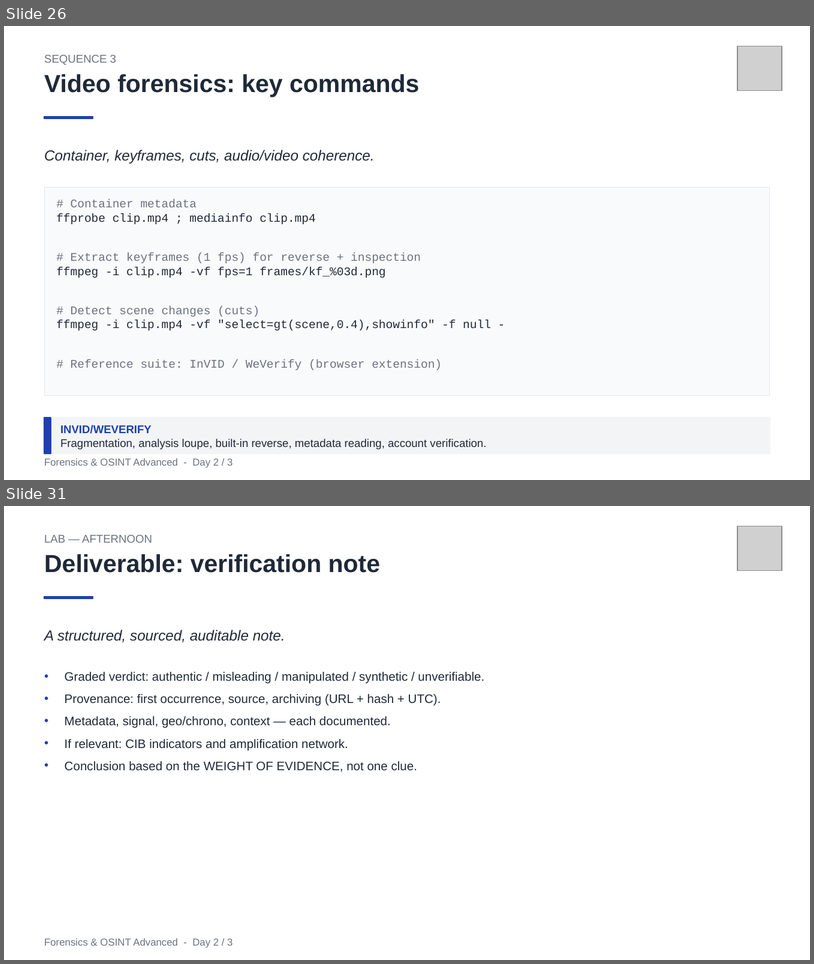
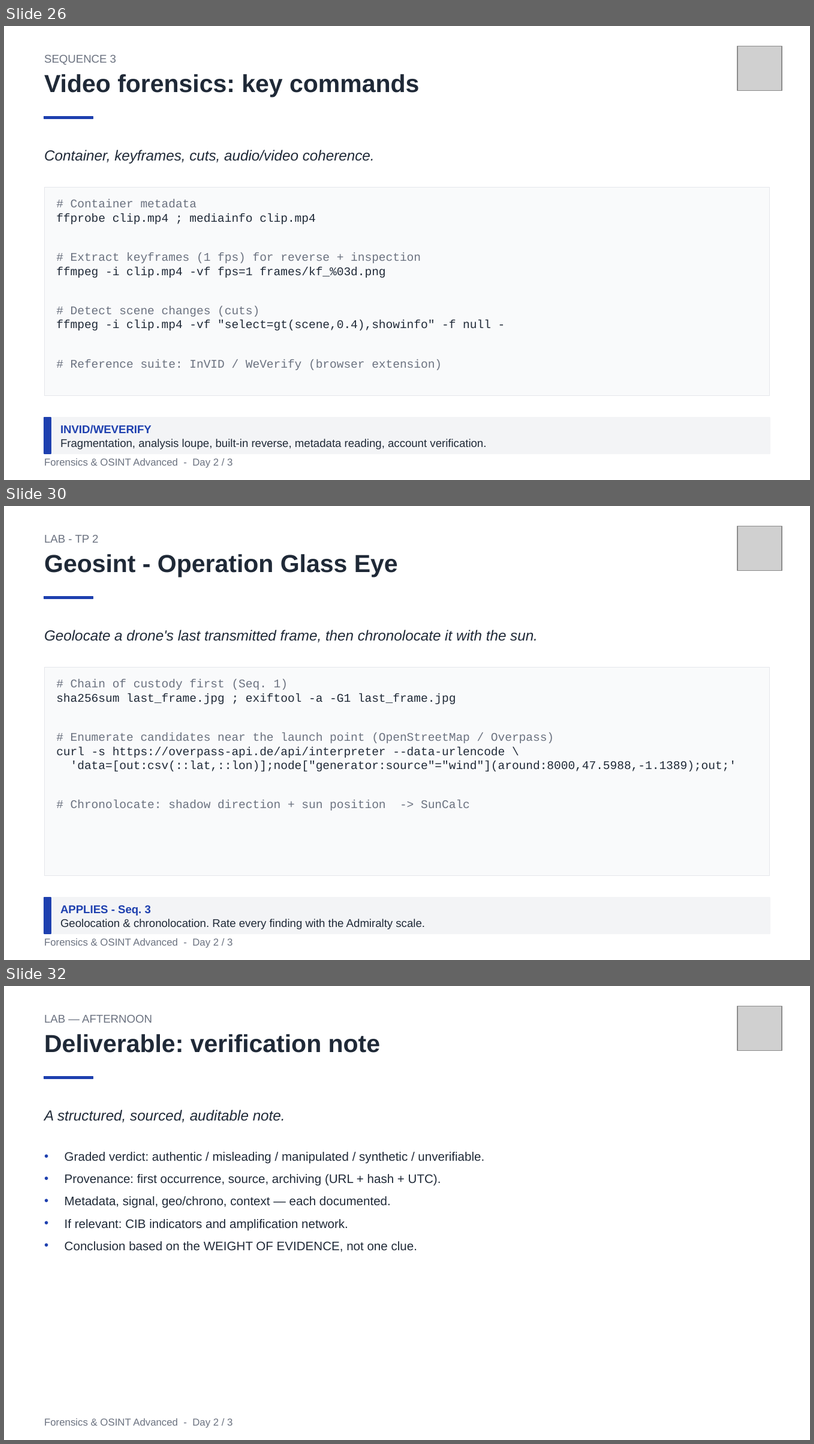
Before and after one commit to clemdepernet/osint-advanced-labs, a slide deck: Day_2/Day_2_Source_Reliability_And_Media_Forensics.pptx. Shown one above the other, each under a label of ours: slides 26 and 31 before the commit, slides 26, 30 and 32 after it; the slides between them are not shown. The pictures are 814x964 and 814x1444 pixels, drawn with LibreOffice and Linux fonts; fonts in the diff are those of the drawing; grey boxes stand for pictures. Boxes give left, top, right and bottom in pixels: in the first picture for what was removed or moved away, otherwise in the second. Text is boxed around its words. In the diff, an @@ line names an element or a change of style, - is before the commit and + after.

Commit message:
Day 2: scripting labs, cheat sheets, afternoon restructured around the TPs
- Add Cheatsheets/: Linux basics, Bash scripting, Kali/OSINT tools (md + pdf).
- Add Day 2 scripting labs: Email Harvester (bash/curl/regex, recursive) and API Scraping (Burp + Python).
- Rework the Day 2 deck's afternoon into a TP red thread (toolbox -> Geosint -> media forensics) with clear per-TP markers; morning theory unchanged.

```diff
--- a/Day_2/Day_2_Source_Reliability_And_Media_Forensics.pptx
+++ b/Day_2/Day_2_Source_Reliability_And_Media_Forensics.pptx
@@ slide 30 added at [4,506,810,960], background #FFFFFF @@
@@ text added at [44,535,98,543], 10 pt, text #6B7280 @@
+LAB - TP 2
@@ picture added at [738,526,782,571] @@
@@ text added at [44,554,398,577], 22 pt, text #1F2937, bold @@
+Geosint - Operation Glass Eye
@@ rectangle added at [44,597,93,599], fill #1E40AF, outline #1E40AF 1 pt @@
@@ text added at [44,630,538,642], 13 pt, text #1F2937, italic @@
+Geolocate a drone's last transmitted frame, then chronolocate it with the sun.
@@ rectangle added at [44,667,770,876], fill #F9FAFB, outline #E5E7EB 0.5 pt @@
@@ text added at [56,679,737,810], 10.5 pt, text #1F2937 @@
+# Chain of custody first (Seq. 1)
+sha256sum last_frame.jpg ; exiftool -a -G1 last_frame.jpg
+# Enumerate candidates near the launch point (OpenStreetMap / Overpass)
+curl -s https://overpass-api.de/api/interpreter --data-urlencode \
+'data=[out:csv(::lat,::lon)];node["generator:source"="wind"](around:8000,47.5988,-1.1389);out;'
+# Chronolocate: shadow direction + sun position -> SunCalc
@@ rectangle added at [44,897,770,933], fill #F3F4F6, outline #F3F4F6 1 pt @@
@@ rectangle added at [44,897,51,933], fill #1E40AF, outline #1E40AF 1 pt @@
@@ text added at [60,905,151,915], 10 pt, text #1E40AF, bold @@
+APPLIES - Seq. 3
@@ text added at [60,918,425,929], 10 pt, text #1F2937 @@
+Geolocation & chronolocation. Rate every finding with the Admiralty scale.
@@ text added at [44,938,233,948], 9 pt, text #6B7280 @@
+Forensics & OSINT Advanced - Day 2 / 3
@@ what was slide 31 is now slide 32 @@
```
Also in this commit, not shown: 4 slides changed, 10 other files.
